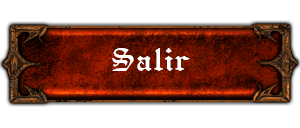
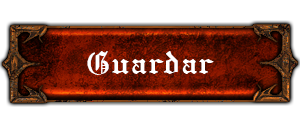
Layered file, before and after one edit (300×128). Changes by layer:
renamed "Salir" to "Guardar", painted on it over [87, 48, 214, 75]
